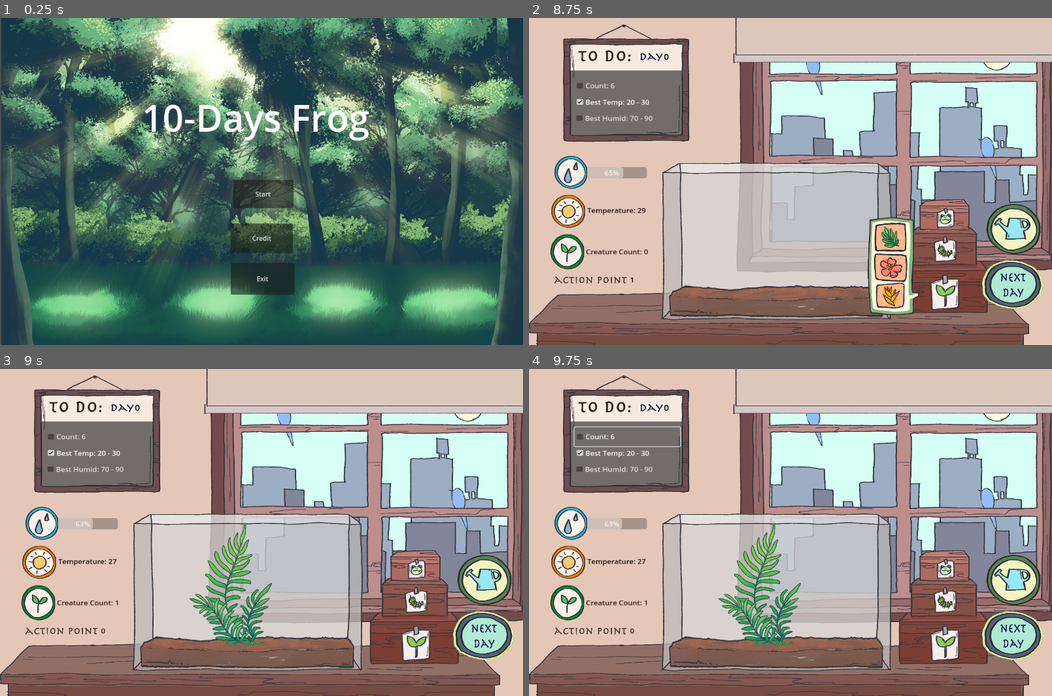
Above: before the commit, frames 1-4 (two rows, left to right).
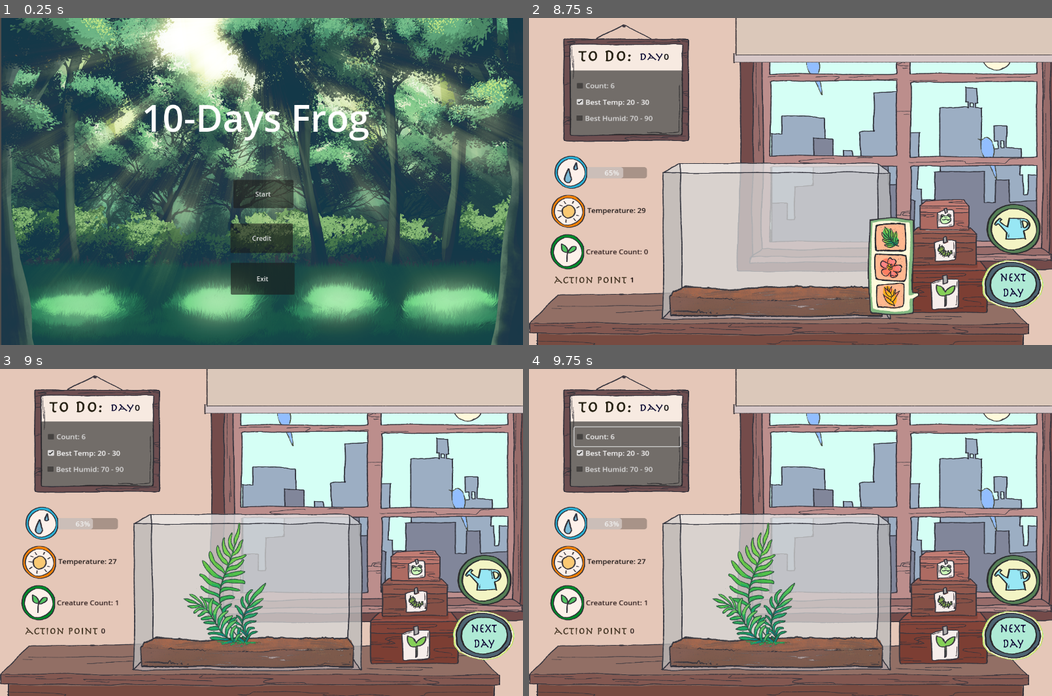
Above: after the commit, the same moments.

Repository: Dh-ux/GRL-Project
Game: Godot game, scene res://StartMenu.tscn
Same seed, same stepped clock (60 frames per second), same inputs: the game is played once before the commit and once after it.
Inputs (mouse positions are in pixels of both pictures, inside the frame that each line leads up to):
- Up to frame 1 (0.25 s): no input
- Up to frame 2 (8.75 s): click "Start" at 0.5 s; click "Next" at 1.25 s; click "Next" at 2 s; click "Continue" at 2.75 s; click "Count: 6" at 3.5 s; click "Best Temp: 20 - 30" at 4.25 s; click "Best Humid: 70 - 90" at 5 s; click "Misting" at 5.75 s; click "Curtain" at 6.5 s; click "Plant" at 7.25 s; click (942, 217) at 8 s
- Up to frame 3 (9 s): click "Ferns" at 8.75 s
- Up to frame 4 (9.75 s): click "Count: 6" at 9.5 s

Frames 1-2 are identical in both runs. In frame 3, 2.6% of the frame differs, in the area x 35-52%, y 47-85%; in frame 4, 2.6%.

Commit message:
fixed location

Diff:
--- a/flower.tscn
+++ b/flower.tscn
@@ -4,7 +4,7 @@
 [ext_resource type="Script" path="res://resource/Script/flower.gd" id="2_wd6d5"]
 
 [node name="bush" type="Sprite2D"]
-position = Vector2(503, 793)
+position = Vector2(538, 793)
 script = ExtResource("2_wd6d5")
 
 [node name="Sprite2D" type="Sprite2D" parent="."]
--- a/resource/Script/Ecosystem.gd
+++ b/resource/Script/Ecosystem.gd
@@ -162,7 +162,7 @@
 		var random_x
 		var random_y
 		while true:
-			random_x = randf_range(480, 750)
+			random_x = randf_range(450, 770)
 			random_y = randf_range(670, 690)
 			var overlapping = false
 			# Check for overlap with existing plant positions
--- a/resource/Script/flower.gd
+++ b/resource/Script/flower.gd
@@ -81,7 +81,7 @@
 		var random_x= get_global_position().x + randf_range(60, 120) * ((randi_range(0,1))*2.0-1)
 		var random_y= get_global_position().y+ randf_range(1, -1)
 		var new_growth = randf_range(0.3,0.6)
-		random_x = clamp(random_x,345,650)
+		random_x = clamp(random_x,400, 1300)
 #		while true:
 #			random_x = randf_range(345, 600)
 #			random_y = randf_range(360, 380)
--- a/resource/Script/plant1.gd
+++ b/resource/Script/plant1.gd
@@ -81,7 +81,7 @@
 		var random_x= get_global_position().x + randf_range(50, 125) * ((randi_range(0,1))*2.0-1)
 		var random_y= get_position().y + randf_range(1, -1)
 		var new_growth = randf_range(0.3,0.6)
-		random_x = clamp(random_x,345,600)
+		random_x = clamp(random_x,400,680)
 #		while true:
 #			random_x = randf_range(345, 600)
 #			random_y = randf_range(360, 380)
